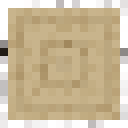
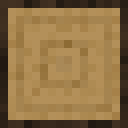
Two versions of the same layered image (128x128). Layer-by-layer changes:
hid group "birchlog" (11 layers) over bbox(0, 0, 128, 128)
hid group "woodbirchplank" (8 layers) over bbox(0, 0, 128, 128)
